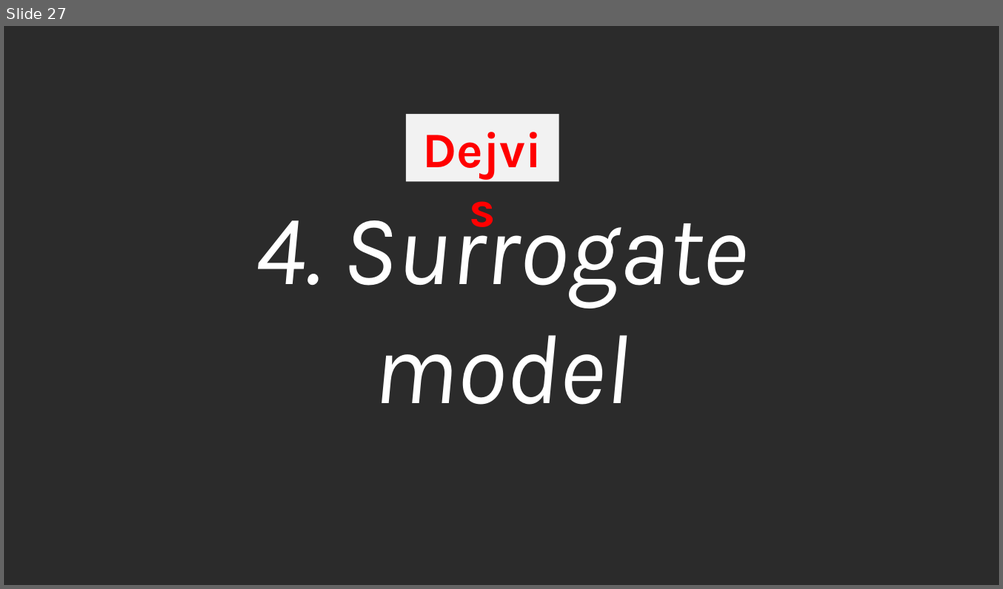
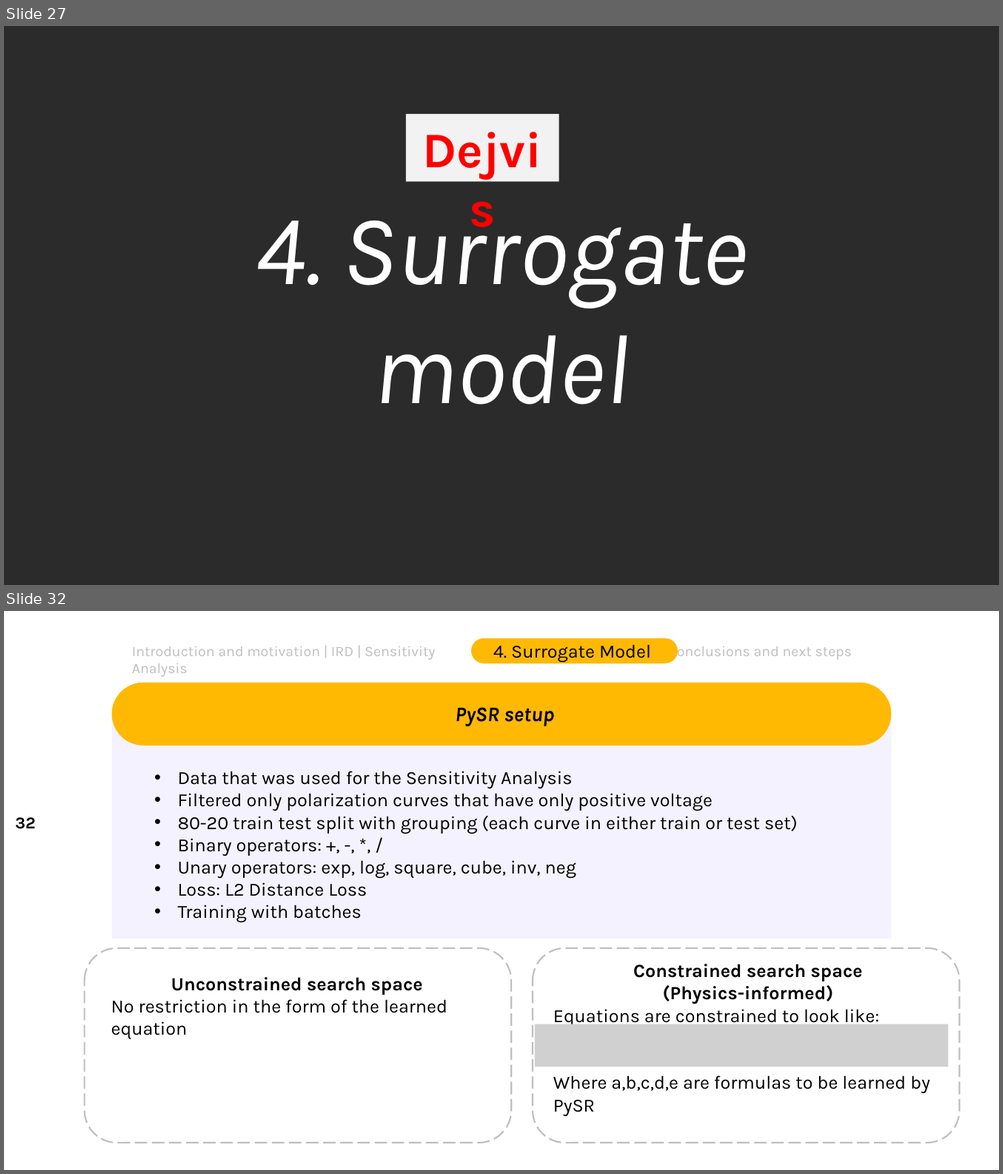
Before and after one commit to DejvisT/Sensitivity-Analysis-and-Surrogate-Modeling-of-PEM-Fuel-Cells, a slide deck: final_presentation_v1.pptx. Shown one above the other, each under a label of ours: slide 27 before the commit, slides 27 and 32 after it; the slides between them are not shown. The pictures are 1003x589 and 1003x1174 pixels, drawn with LibreOffice and Linux fonts; fonts in the diff are those of the drawing; grey boxes stand for pictures; background and template pictures are left out; a plain dark background stands for a picture behind light text. Boxes give left, top, right and bottom in pixels: in the first picture for what was removed or moved away, otherwise in the second. Text is boxed around its words. In the diff, an @@ line names an element or a change of style, - is before the commit and + after.

```diff
--- a/final_presentation_v1.pptx
+++ b/final_presentation_v1.pptx
@@ slide 32 added at bbox=[4, 611, 999, 1170], background picture (left out) @@
@@ text added at bbox=[132, 647, 435, 677], 14 pt, text #BFBFBF @@
+Introduction and motivation | IRD | Sensitivity Analysis
@@ rounded rectangle added at bbox=[471, 638, 677, 664], fill #FFB903, 18 pt, text #000000 @@
+4. Surrogate Model
@@ text added at bbox=[668, 643, 852, 661], 14 pt, text #BFBFBF @@
+Conclusions and next steps
@@ group added at bbox=[111, 683, 891, 940]: 2 texts, 1 rectangle, 1 rounded rectangle @@
+PySR setup
+• Data that was used for the Sensitivity Analysis
+• Filtered only polarization curves that have only positive voltage
+• 80-20 train test split with grouping (each curve in either train or test set)
+• Binary operators: +, -, *, /
+• Unary operators: exp, log, square, cube, inv, neg
+• Loss: L2 Distance Loss
+• Training with batches
@@ page number added at bbox=[15, 817, 35, 829], 16 pt, text #000000, bold @@
+32
@@ rounded rectangle added at bbox=[85, 948, 512, 1143], outline #BFBFBF 1.5 pt dashed @@
@@ rounded rectangle added at bbox=[532, 948, 959, 1143], outline #BFBFBF 1.5 pt dashed @@
@@ text added at bbox=[553, 964, 930, 1116], 18 pt, text #000000 @@
+Constrained search space
+(Physics-informed)
+Equations are constrained to look like:
+Where a,b,c,d,e are formulas to be learned by PySR
@@ text added at bbox=[111, 977, 447, 1039], 18 pt, text #000000 @@
+Unconstrained search space
+No restriction in the form of the learned equation
@@ picture added at bbox=[535, 1025, 948, 1067] @@
```
Also in this commit, not shown: 4 slides changed, 2 other slides added.
